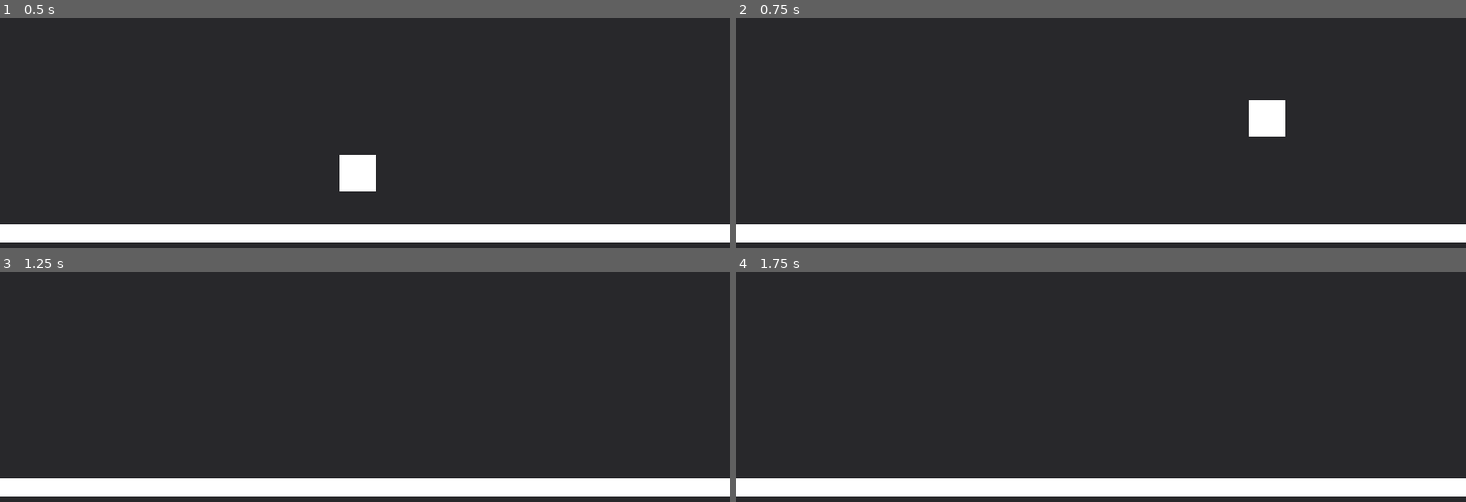
Above: before the commit, frames 1-4 (two rows, left to right).
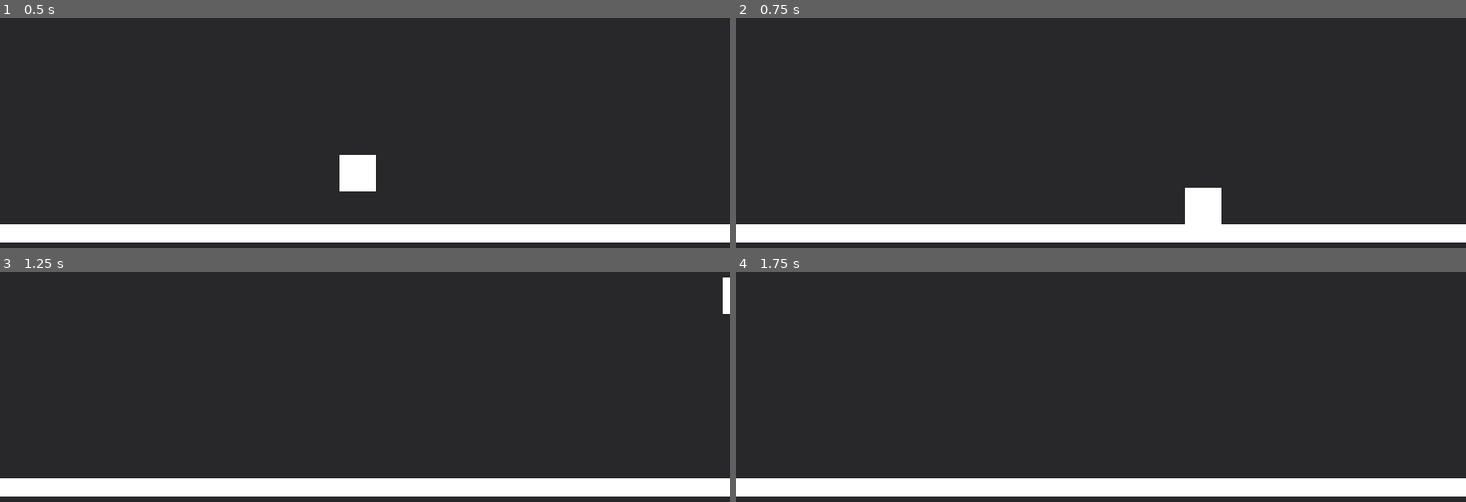
Above: after the commit, the same moments.

Repository: ankit-suman-07/GAME_MECHANICS_2D
Game: Godot game, scene res://scenes/mechanics/walk_run.tscn
The game is run twice, just before and just after one commit, with the same random seed, the same clock (stepped at 60 frames per second) and the same inputs. The project has no main scene, so this scene is started directly.
Inputs:
- Up to frame 1 (0.5 s): no input
- Up to frame 2 (0.75 s): tap Enter (ui_accept) at 0.5 s; hold Right (ui_right) from 0.53 s (still down); hold Shift (sprint) from 0.53 s (still down)
- Up to frame 3 (1.25 s): keep holding Right (ui_right); keep holding Shift (sprint); tap Space (jump) at 0.77, 1.07 s; tap Enter (ui_accept) at 0.8 s
- Up to frame 4 (1.75 s): keep holding Right (ui_right); release Shift (sprint) at 1.28 s; tap Enter (ui_accept) at 1.35 s; tap Space (jump) at 1.52 s; tap E (dash, bound only after the commit) at 1.55 s

Frame 1 is identical in both runs. In frame 2, 1.6% of the frame differs, in the area x 61-76%, y 35-90%; in frame 3, 0.2%; in frame 4, nothing differs.

Commit message:
Add dash movement

Diff:
--- a/project.godot
+++ b/project.godot
@@ -21,13 +21,13 @@
 
 [input]
 
-walk_right={
+right={
 "deadzone": 0.2,
 "events": [Object(InputEventKey,"resource_local_to_scene":false,"resource_name":"","device":-1,"window_id":0,"alt_press …(195 unchanged characters)…
 , Object(InputEventKey,"resource_local_to_scene":false,"resource_name":"","device":-1,"window_id":0,"alt_pressed":false …(183 unchanged characters)…
 ]
 }
-walk_left={
+left={
 "deadzone": 0.2,
 "events": [Object(InputEventKey,"resource_local_to_scene":false,"resource_name":"","device":-1,"window_id":0,"alt_press …(195 unchanged characters)…
 , Object(InputEventKey,"resource_local_to_scene":false,"resource_name":"","device":-1,"window_id":0,"alt_pressed":false …(182 unchanged characters)…
@@ -43,6 +43,11 @@
 "events": [Object(InputEventKey,"resource_local_to_scene":false,"resource_name":"","device":-1,"window_id":0,"alt_press …(191 unchanged characters)…
 ]
 }
+dash={
+"deadzone": 0.2,
+"events": [Object(InputEventKey,"resource_local_to_scene":false,"resource_name":"","device":-1,"window_id":0,"alt_pressed":false,"shift_pressed":false,"ctrl_pressed":false,"meta_pressed":false,"pressed":false,"keycode":0,"physical_keycode":69,"key_label":0,"unicode":101,"location":0,"echo":false,"script":null)
+]
+}
 
 [input_devices]
 
--- a/scenes/components/player.tscn
+++ b/scenes/components/player.tscn
@@ -1,6 +1,6 @@
 [gd_scene load_steps=3 format=3 uid="uid://b4xnvt3uk0cnb"]
 
-[ext_resource type="Script" uid="uid://ceq5fwj6ddw0y" path="res://scripts/jump.gd" id="1_6mmc7"]
+[ext_resource type="Script" uid="uid://ceq5fwj6ddw0y" path="res://scripts/move.gd" id="1_6mmc7"]
 
 [sub_resource type="RectangleShape2D" id="RectangleShape2D_jorle"]
 size = Vector2(40, 40)
--- a/scripts/jump.gd
+++ /dev/null
@@ -1,32 +0,0 @@
-extends CharacterBody2D
-
-
-var SPEED = 300.0
-const JUMP_VELOCITY = -400.0
-var can_jump = 2
-
-
-func _physics_process(delta: float) -> void:
-	# Add the gravity.
-	if not is_on_floor():
-		velocity += get_gravity() * delta
-	else:
-		can_jump = 2
-	if Input.is_action_pressed("sprint"):
-		SPEED += 100
-	else:
-		SPEED = 300
-	# Handle jump.
-	if Input.is_action_just_pressed("ui_accept") and can_jump > 0:
-		can_jump -= 1
-		velocity.y = JUMP_VELOCITY
-
-	# Get the input direction and handle the movement/deceleration.
-	# As good practice, you should replace UI actions with custom gameplay actions.
-	var direction := Input.get_axis("ui_left", "ui_right")
-	if direction:
-		velocity.x = direction * SPEED
-	else:
-		velocity.x = move_toward(velocity.x, 0, SPEED)
-
-	move_and_slide()
--- /dev/null
+++ b/scripts/move.gd
@@ -0,0 +1,33 @@
+extends CharacterBody2D
+
+
+var SPEED = 300.0
+const JUMP_VELOCITY = -500.0
+var can_jump = 2
+
+
+func _physics_process(delta: float) -> void:
+	if not is_on_floor():
+		velocity += get_gravity() * delta
+	else:
+		can_jump = 2
+
+	if Input.is_action_just_pressed("sprint"):
+		SPEED += 300
+	if Input.is_action_just_released("sprint"):
+		SPEED = 300.0
+
+	if Input.is_action_just_pressed("jump") and can_jump > 0:
+		can_jump -= 1
+		velocity.y = JUMP_VELOCITY
+
+	var direction := Input.get_axis("left", "right")
+	if direction:
+		velocity.x = direction * SPEED
+	else:
+		velocity.x = move_toward(velocity.x, 0, SPEED)
+
+	if Input.is_action_just_pressed("dash"):
+		position.x += 200.0 * direction
+
+	move_and_slide()
--- a/scripts/walk_sprint.gd
+++ /dev/null
@@ -1,21 +0,0 @@
-extends Node2D
-
-const SPRINT_SPEED = 4
-const WALK_SPEED = 2
-var speed = WALK_SPEED
-# Called when the node enters the scene tree for the first time.
-func _ready() -> void:
-	pass # Replace with function body.
-
-
-# Called every frame. 'delta' is the elapsed time since the previous frame.
-func _process(delta: float) -> void:
-	if Input.is_action_pressed("sprint"):
-		speed = SPRINT_SPEED
-	else:
-		speed = WALK_SPEED
-
-	if Input.is_action_pressed("walk_left"):
-		position.x -= speed
-	if Input.is_action_pressed("walk_right"):
-		position.x += speed
Renamed: scripts/jump.gd.uid -> scripts/move.gd.uid
Not shown, removed: scripts/walk_sprint.gd.uid
